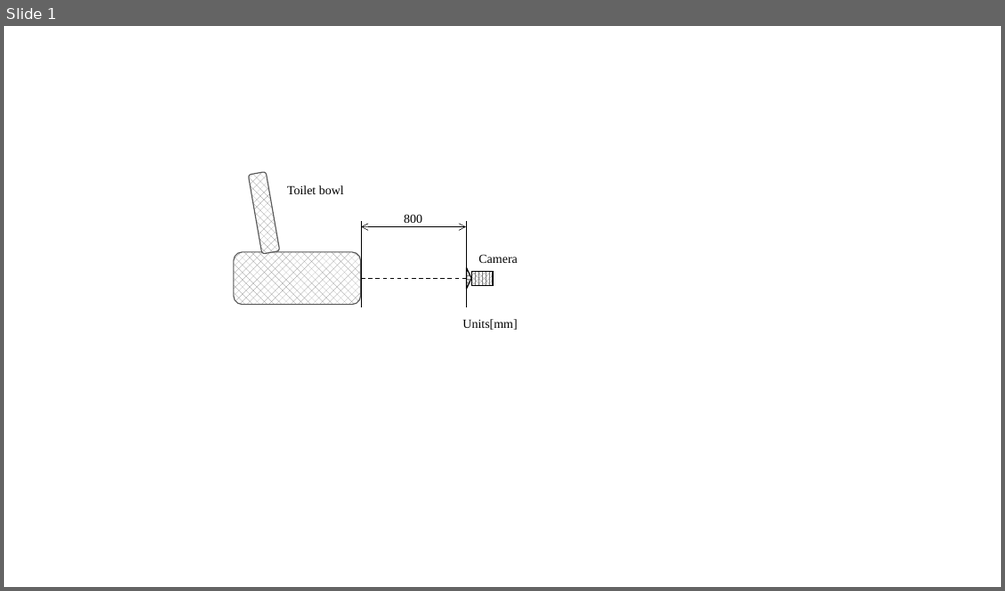
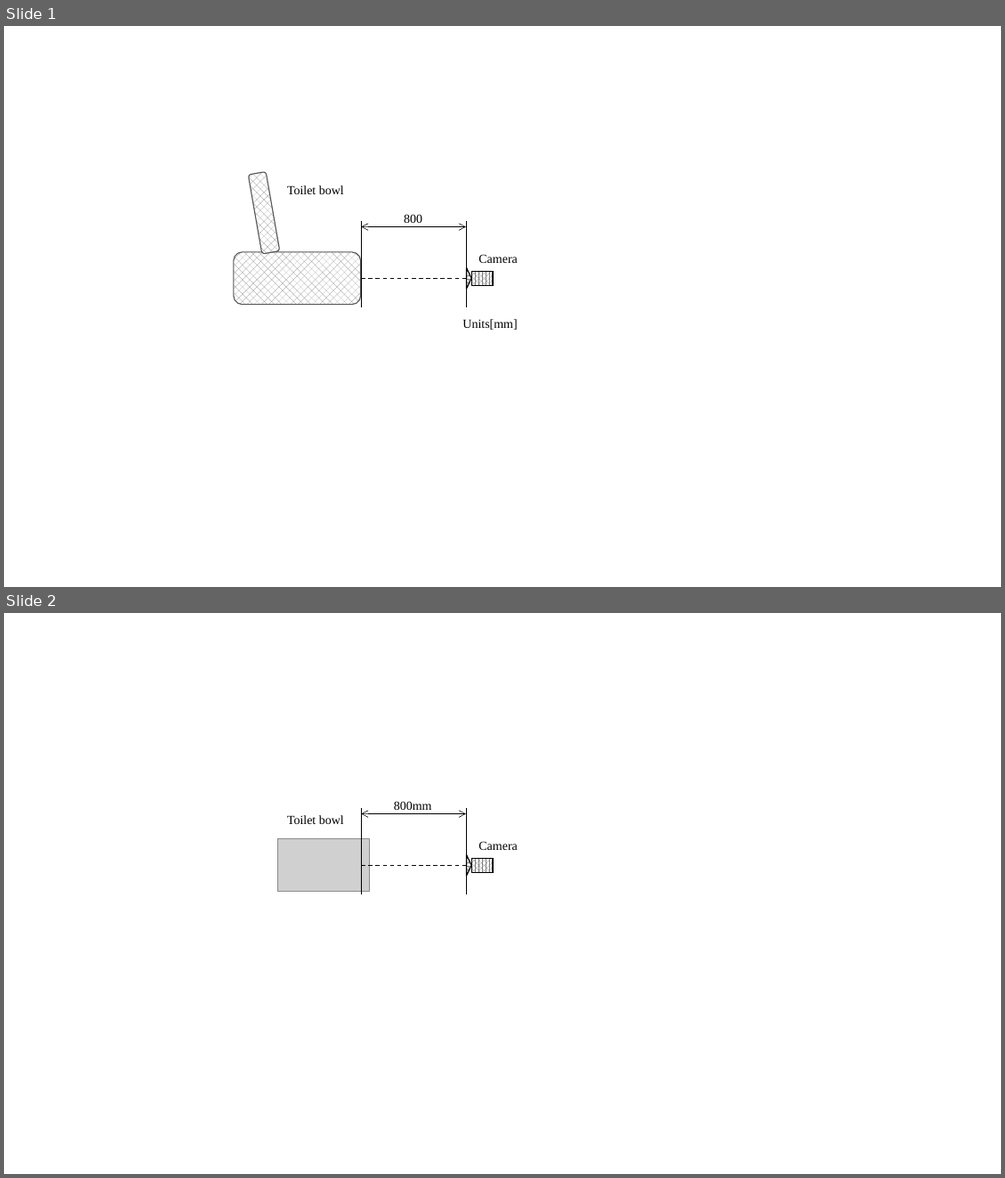
Before and after one commit to HARUYA-YUDA/report, a slide deck: report/Fig/Figs_Environment_to_take_pictures.pptx. Shown one above the other, each under a label of ours: slide 1 before the commit, slides 1 and 2 after it. The pictures are 1005x591 and 1005x1178 pixels, drawn with LibreOffice and Linux fonts; fonts in the diff are those of the drawing; grey boxes stand for pictures. Boxes give left, top, right and bottom in pixels: in the first picture for what was removed or moved away, otherwise in the second. Text is boxed around its words. In the diff, an @@ line names an element or a change of style, - is before the commit and + after.

```diff
--- a/report/Fig/Figs_Environment_to_take_pictures.pptx
+++ b/report/Fig/Figs_Environment_to_take_pictures.pptx
@@ slide 2 added at [4, 613, 1001, 1174], background #FFFFFF @@
@@ group added at [278, 801, 517, 894]: 3 texts, 3 lines, 1 picture, 1 rectangle, 1 triangle, 1 double arrow @@
+Toilet bowl
+800mm
+Camera
```
Also in this commit, not shown: 2 slides changed, 1 other slide added, 30 other files.
